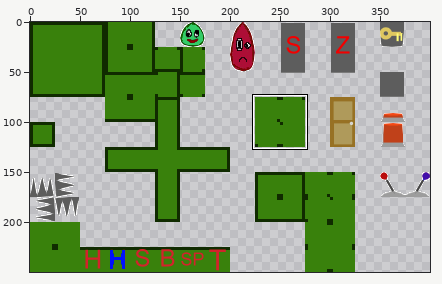
Sprite sheet, stored at res/img/Tileset.png. The picture above shows the old version from afar; the outline marks the close-up.
Close-up. The starting point:
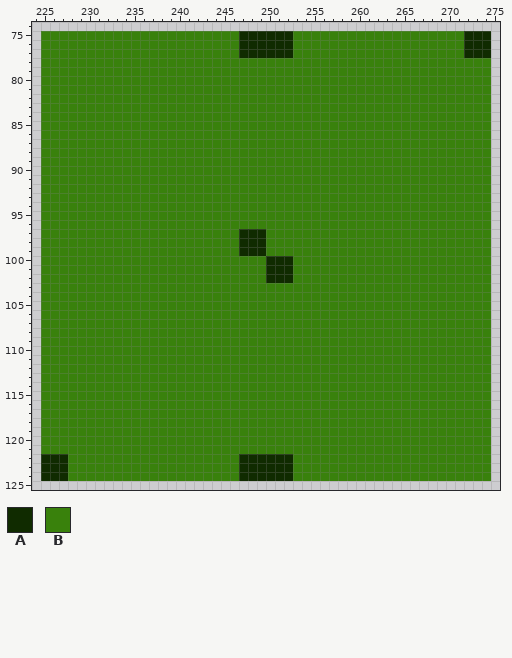
The file is 400x250 pixels. Pixels under 10% opacity are left out. Colours within 5 levels of each other are drawn and written as one. Shown: x 224..275, y 74..125. The commit also changed other parts of the picture, which this record leaves out.
Palette (. is transparent): A #102b00  B #39810c
Pixels before (only the part around the change), first column x 224:
 74 ....................................................
 75 .BBBBBBBBBBBBBBBBBBBBBBAAAAAABBBBBBBBBBBBBBBBBBBAAA.
 76 .BBBBBBBBBBBBBBBBBBBBBBAAAAAABBBBBBBBBBBBBBBBBBBAAA.
 77 .BBBBBBBBBBBBBBBBBBBBBBAAAAAABBBBBBBBBBBBBBBBBBBAAA.
 78 .BBBBBBBBBBBBBBBBBBBBBBBBBBBBBBBBBBBBBBBBBBBBBBBBBB.
 79 .BBBBBBBBBBBBBBBBBBBBBBBBBBBBBBBBBBBBBBBBBBBBBBBBBB.
 80 .BBBBBBBBBBBBBBBBBBBBBBBBBBBBBBBBBBBBBBBBBBBBBBBBBB.
 81 .BBBBBBBBBBBBBBBBBBBBBBBBBBBBBBBBBBBBBBBBBBBBBBBBBB.
 82 .BBBBBBBBBBBBBBBBBBBBBBBBBBBBBBBBBBBBBBBBBBBBBBBBBB.
 83 .BBBBBBBBBBBBBBBBBBBBBBBBBBBBBBBBBBBBBBBBBBBBBBBBBB.
 84 .BBBBBBBBBBBBBBBBBBBBBBBBBBBBBBBBBBBBBBBBBBBBBBBBBB.
 85 .BBBBBBBBBBBBBBBBBBBBBBBBBBBBBBBBBBBBBBBBBBBBBBBBBB.
 86 .BBBBBBBBBBBBBBBBBBBBBBBBBBBBBBBBBBBBBBBBBBBBBBBBBB.
 87 .BBBBBBBBBBBBBBBBBBBBBBBBBBBBBBBBBBBBBBBBBBBBBBBBBB.
 88 .BBBBBBBBBBBBBBBBBBBBBBBBBBBBBBBBBBBBBBBBBBBBBBBBBB.
 89 .BBBBBBBBBBBBBBBBBBBBBBBBBBBBBBBBBBBBBBBBBBBBBBBBBB.
 90 .BBBBBBBBBBBBBBBBBBBBBBBBBBBBBBBBBBBBBBBBBBBBBBBBBB.
 91 .BBBBBBBBBBBBBBBBBBBBBBBBBBBBBBBBBBBBBBBBBBBBBBBBBB.
 92 .BBBBBBBBBBBBBBBBBBBBBBBBBBBBBBBBBBBBBBBBBBBBBBBBBB.
 93 .BBBBBBBBBBBBBBBBBBBBBBBBBBBBBBBBBBBBBBBBBBBBBBBBBB.
 94 .BBBBBBBBBBBBBBBBBBBBBBBBBBBBBBBBBBBBBBBBBBBBBBBBBB.
 95 .BBBBBBBBBBBBBBBBBBBBBBBBBBBBBBBBBBBBBBBBBBBBBBBBBB.
 96 .BBBBBBBBBBBBBBBBBBBBBBBBBBBBBBBBBBBBBBBBBBBBBBBBBB.
 97 .BBBBBBBBBBBBBBBBBBBBBBAAABBBBBBBBBBBBBBBBBBBBBBBBB.
 98 .BBBBBBBBBBBBBBBBBBBBBBAAABBBBBBBBBBBBBBBBBBBBBBBBB.
 99 .BBBBBBBBBBBBBBBBBBBBBBAAABBBBBBBBBBBBBBBBBBBBBBBBB.
100 .BBBBBBBBBBBBBBBBBBBBBBBBBAAABBBBBBBBBBBBBBBBBBBBBB.
101 .BBBBBBBBBBBBBBBBBBBBBBBBBAAABBBBBBBBBBBBBBBBBBBBBB.
102 .BBBBBBBBBBBBBBBBBBBBBBBBBAAABBBBBBBBBBBBBBBBBBBBBB.
103 .BBBBBBBBBBBBBBBBBBBBBBBBBBBBBBBBBBBBBBBBBBBBBBBBBB.
104 .BBBBBBBBBBBBBBBBBBBBBBBBBBBBBBBBBBBBBBBBBBBBBBBBBB.
105 .BBBBBBBBBBBBBBBBBBBBBBBBBBBBBBBBBBBBBBBBBBBBBBBBBB.
106 .BBBBBBBBBBBBBBBBBBBBBBBBBBBBBBBBBBBBBBBBBBBBBBBBBB.
107 .BBBBBBBBBBBBBBBBBBBBBBBBBBBBBBBBBBBBBBBBBBBBBBBBBB.
108 .BBBBBBBBBBBBBBBBBBBBBBBBBBBBBBBBBBBBBBBBBBBBBBBBBB.
109 .BBBBBBBBBBBBBBBBBBBBBBBBBBBBBBBBBBBBBBBBBBBBBBBBBB.
110 .BBBBBBBBBBBBBBBBBBBBBBBBBBBBBBBBBBBBBBBBBBBBBBBBBB.
111 .BBBBBBBBBBBBBBBBBBBBBBBBBBBBBBBBBBBBBBBBBBBBBBBBBB.
112 .BBBBBBBBBBBBBBBBBBBBBBBBBBBBBBBBBBBBBBBBBBBBBBBBBB.
113 .BBBBBBBBBBBBBBBBBBBBBBBBBBBBBBBBBBBBBBBBBBBBBBBBBB.
114 .BBBBBBBBBBBBBBBBBBBBBBBBBBBBBBBBBBBBBBBBBBBBBBBBBB.
115 .BBBBBBBBBBBBBBBBBBBBBBBBBBBBBBBBBBBBBBBBBBBBBBBBBB.
116 .BBBBBBBBBBBBBBBBBBBBBBBBBBBBBBBBBBBBBBBBBBBBBBBBBB.
117 .BBBBBBBBBBBBBBBBBBBBBBBBBBBBBBBBBBBBBBBBBBBBBBBBBB.
118 .BBBBBBBBBBBBBBBBBBBBBBBBBBBBBBBBBBBBBBBBBBBBBBBBBB.
119 .BBBBBBBBBBBBBBBBBBBBBBBBBBBBBBBBBBBBBBBBBBBBBBBBBB.
120 .BBBBBBBBBBBBBBBBBBBBBBBBBBBBBBBBBBBBBBBBBBBBBBBBBB.
121 .BBBBBBBBBBBBBBBBBBBBBBBBBBBBBBBBBBBBBBBBBBBBBBBBBB.
122 .AAABBBBBBBBBBBBBBBBBBBAAAAAABBBBBBBBBBBBBBBBBBBBBB.
123 .AAABBBBBBBBBBBBBBBBBBBAAAAAABBBBBBBBBBBBBBBBBBBBBB.
124 .AAABBBBBBBBBBBBBBBBBBBAAAAAABBBBBBBBBBBBBBBBBBBBBB.
125 ....................................................
The same view after the edit:
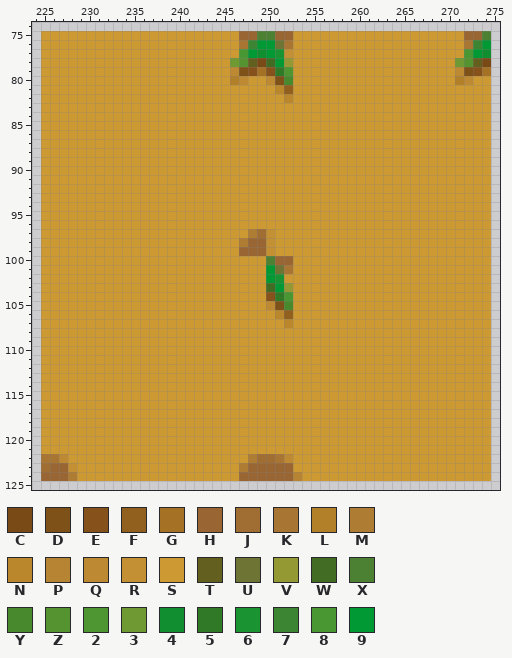
Colours new in this view: C #794916  D #7d5118  E #86511b  F #91601e  G #a57225  H #996633  J #a06d33  K #a87533  L #b3802a  M #af7c33  N #ba872c  P #b78433  Q #bd8a33  R #c39033  S #cc9933  T #63601f  U #6e7433  V #949933  W #426c23  X #4c8133  Y #49892d  Z #559330  2 #4e9631  3 #6e9933  4 #118e2f  5 #307927  6 #1a9332  7 #3c8533  8 #489733  9 #009933
Difference:
Changed rows in their new state; - is an unchanged pixel.
first column x 225:
 75 SSSSSSSSSSSSSSSSSSSSSSHHXXHHSSSSSSSSSSSSSSSSSSSHHX
 76 SSSSSSSSSSSSSSSSSSSSSSK799UKSSSSSSSSSSSSSSSSSSSK79
 77 SSSSSSSSSSSSSSSSSSSSSS89496RSSSSSSSSSSSSSSSSSSS894
 78 SSSSSSSSSSSSSSSSSSSSS3ZTCW9VSSSSSSSSSSSSSSSSSS3ZTC
 79 SSSSSSSSSSSSSSSSSSSSSQDEGE52SSSSSSSSSSSSSSSSSSQDEG
 80 SSSSSSSSSSSSSSSSSSSSSLQSSQDYSSSSSSSSSSSSSSSSSSLQSS
 81 SSSSSSSSSSSSSSSSSSSSSSSSSSNFSSSSSSSSSSSSSSSSSSSSSS
 82 SSSSSSSSSSSSSSSSSSSSSSSSSSSNSSSSSSSSSSSSSSSSSSSSSS
 83 SSSSSSSSSSSSSSSSSSSSSSSSSSSSSSSSSSSSSSSSSSSSSSSSSS
 84 SSSSSSSSSSSSSSSSSSSSSSSSSSSSSSSSSSSSSSSSSSSSSSSSSS
 85 SSSSSSSSSSSSSSSSSSSSSSSSSSSSSSSSSSSSSSSSSSSSSSSSSS
 86 SSSSSSSSSSSSSSSSSSSSSSSSSSSSSSSSSSSSSSSSSSSSSSSSSS
 87 SSSSSSSSSSSSSSSSSSSSSSSSSSSSSSSSSSSSSSSSSSSSSSSSSS
 88 SSSSSSSSSSSSSSSSSSSSSSSSSSSSSSSSSSSSSSSSSSSSSSSSSS
 89 SSSSSSSSSSSSSSSSSSSSSSSSSSSSSSSSSSSSSSSSSSSSSSSSSS
 90 SSSSSSSSSSSSSSSSSSSSSSSSSSSSSSSSSSSSSSSSSSSSSSSSSS
 91 SSSSSSSSSSSSSSSSSSSSSSSSSSSSSSSSSSSSSSSSSSSSSSSSSS
 92 SSSSSSSSSSSSSSSSSSSSSSSSSSSSSSSSSSSSSSSSSSSSSSSSSS
 93 SSSSSSSSSSSSSSSSSSSSSSSSSSSSSSSSSSSSSSSSSSSSSSSSSS
 94 SSSSSSSSSSSSSSSSSSSSSSSSSSSSSSSSSSSSSSSSSSSSSSSSSS
 95 SSSSSSSSSSSSSSSSSSSSSSSSSSSSSSSSSSSSSSSSSSSSSSSSSS
 96 SSSSSSSSSSSSSSSSSSSSSSSSSSSSSSSSSSSSSSSSSSSSSSSSSS
 97 SSSSSSSSSSSSSSSSSSSSSSSMJRSSSSSSSSSSSSSSSSSSSSSSSS
 98 SSSSSSSSSSSSSSSSSSSSSSMHHRSSSSSSSSSSSSSSSSSSSSSSSS
 99 SSSSSSSSSSSSSSSSSSSSSSHHHRSSSSSSSSSSSSSSSSSSSSSSSS
100 SSSSSSSSSSSSSSSSSSSSSSSSSXHHSSSSSSSSSSSSSSSSSSSSSS
101 SSSSSSSSSSSSSSSSSSSSSSSSS9UKSSSSSSSSSSSSSSSSSSSSSS
102 SSSSSSSSSSSSSSSSSSSSSSSSS96SSSSSSSSSSSSSSSSSSSSSSS
103 SSSSSSSSSSSSSSSSSSSSSSSSSW9VSSSSSSSSSSSSSSSSSSSSSS
104 SSSSSSSSSSSSSSSSSSSSSSSSSE58SSSSSSSSSSSSSSSSSSSSSS
105 SSSSSSSSSSSSSSSSSSSSSSSSSQDYSSSSSSSSSSSSSSSSSSSSSS
106 SSSSSSSSSSSSSSSSSSSSSSSSSSNFSSSSSSSSSSSSSSSSSSSSSS
107 SSSSSSSSSSSSSSSSSSSSSSSSSSSNSSSSSSSSSSSSSSSSSSSSSS
108 SSSSSSSSSSSSSSSSSSSSSSSSSSSSSSSSSSSSSSSSSSSSSSSSSS
109 SSSSSSSSSSSSSSSSSSSSSSSSSSSSSSSSSSSSSSSSSSSSSSSSSS
110 SSSSSSSSSSSSSSSSSSSSSSSSSSSSSSSSSSSSSSSSSSSSSSSSSS
111 SSSSSSSSSSSSSSSSSSSSSSSSSSSSSSSSSSSSSSSSSSSSSSSSSS
112 SSSSSSSSSSSSSSSSSSSSSSSSSSSSSSSSSSSSSSSSSSSSSSSSSS
113 SSSSSSSSSSSSSSSSSSSSSSSSSSSSSSSSSSSSSSSSSSSSSSSSSS
114 SSSSSSSSSSSSSSSSSSSSSSSSSSSSSSSSSSSSSSSSSSSSSSSSSS
115 SSSSSSSSSSSSSSSSSSSSSSSSSSSSSSSSSSSSSSSSSSSSSSSSSS
116 SSSSSSSSSSSSSSSSSSSSSSSSSSSSSSSSSSSSSSSSSSSSSSSSSS
117 SSSSSSSSSSSSSSSSSSSSSSSSSSSSSSSSSSSSSSSSSSSSSSSSSS
118 SSSSSSSSSSSSSSSSSSSSSSSSSSSSSSSSSSSSSSSSSSSSSSSSSS
119 SSSSSSSSSSSSSSSSSSSSSSSSSSSSSSSSSSSSSSSSSSSSSSSSSS
120 SSSSSSSSSSSSSSSSSSSSSSSSSSSSSSSSSSSSSSSSSSSSSSSSSS
121 SSSSSSSSSSSSSSSSSSSSSSSSSSSSSSSSSSSSSSSSSSSSSSSSSS
122 KKQSSSSSSSSSSSSSSSSSSSSMJJKQSSSSSSSSSSSSSSSSSSSSSS
123 JHHRSSSSSSSSSSSSSSSSSSMHHHHHSSSSSSSSSSSSSSSSSSSSSS
124 HHHMSSSSSSSSSSSSSSSSSSHHHHHHPSSSSSSSSSSSSSSSSSSSSS
